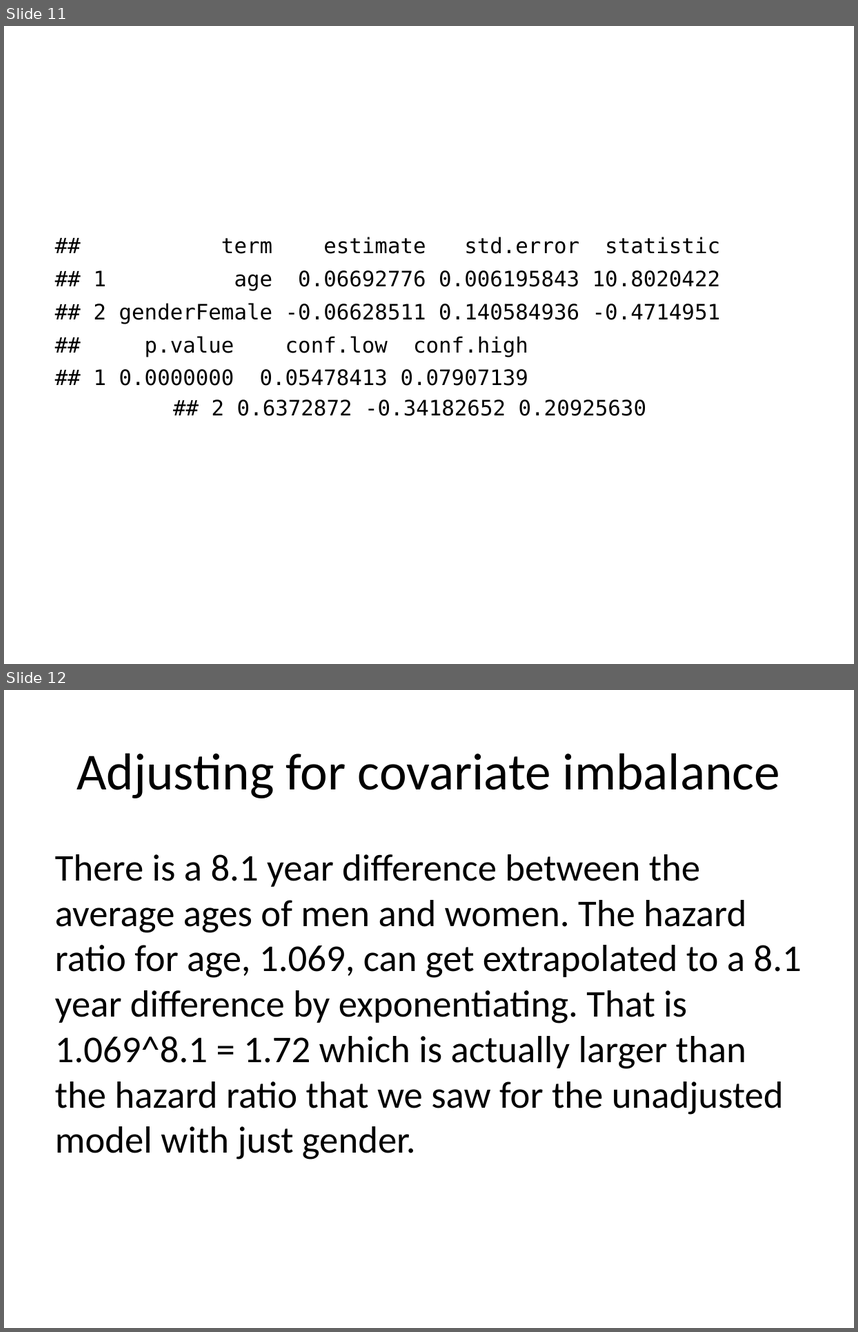
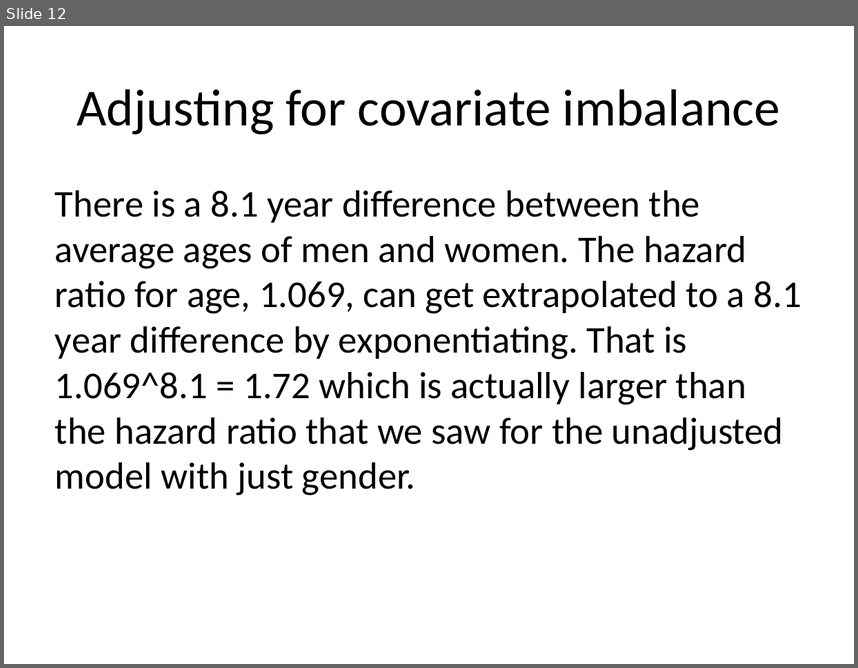
Before and after one commit to pmean/survival-lecture4, a slide deck: r/ppt4.pptx. Shown one above the other, each under a label of ours: slides 11 and 12 before the commit, slide 12 after it. The pictures are 858x1332 and 858x668 pixels, drawn with LibreOffice and Linux fonts; fonts in the diff are those of the drawing. Boxes give left, top, right and bottom in pixels: in the first picture for what was removed or moved away, otherwise in the second. Text is boxed around its words. In the diff, an @@ line names an element or a change of style, - is before the commit and + after.

```diff
--- a/r/ppt4.pptx
+++ b/r/ppt4.pptx
@@ slide 11 removed at [4, 26, 854, 664], background #FFFFFF @@
@@ text removed at [94, 236, 720, 416] @@
-## term estimate std.error statistic
-## 1 age 0.06692776 0.006195843 10.8020422
-## 2 genderFemale -0.06628511 0.140584936 -0.4714951
-## p.value conf.low conf.high
-## 1 0.0000000 0.05478413 0.07907139
-## 2 0.6372872 -0.34182652 0.20925630
```
Also in this commit, not shown: 2 slides changed, 5 slides added, 3 other slides removed, 2 other files.
